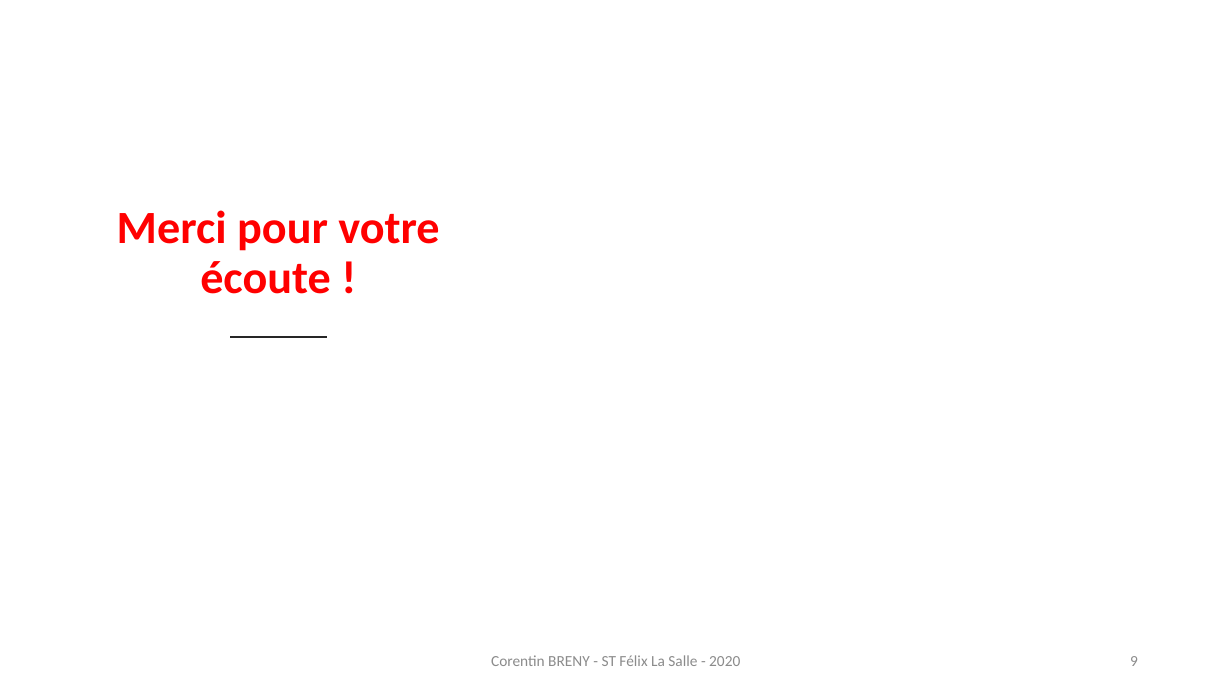
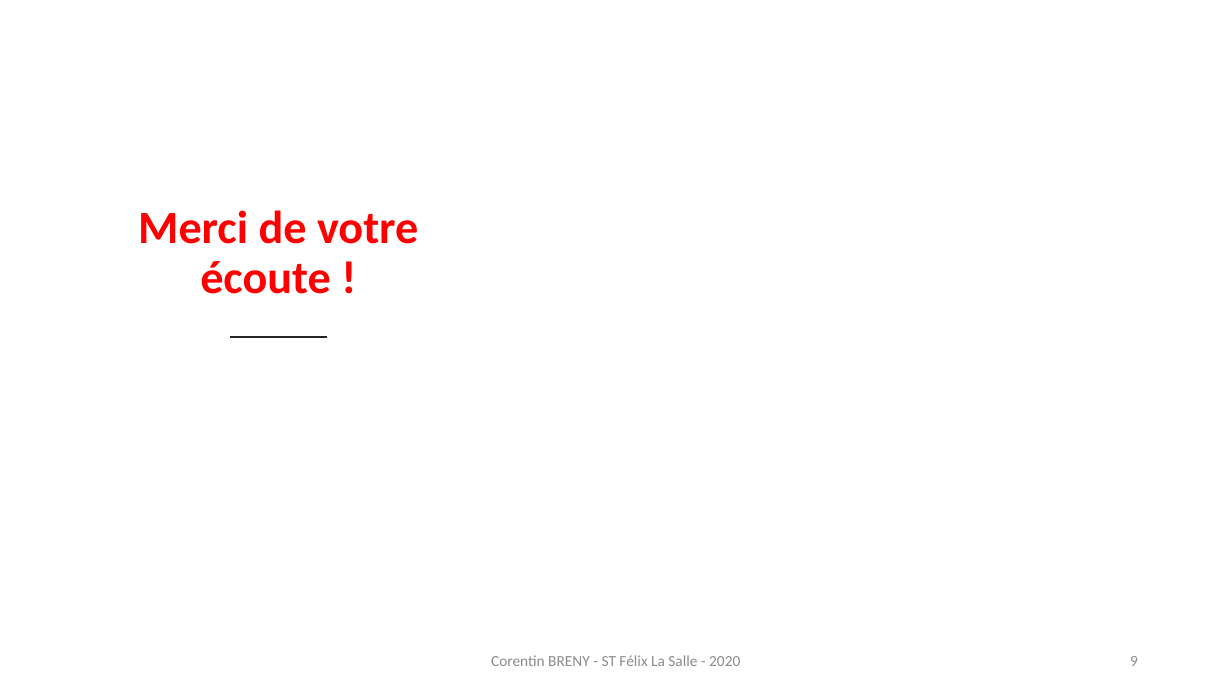
Before and after one commit to corentin-breny/Systeme_Escape_Game_13emePorte, a slide deck: slide 9 of Etudiants/Corentin/RDP n°1.pptx. Drawn at 1232x693 pixels with LibreOffice and Linux fonts; fonts in the diff are those of the drawing; background and template pictures are left out. Boxes give left, top, right and bottom in pixels: in the first picture for what was removed or moved away, otherwise in the second. Text is boxed around its words. In the diff, an @@ line names an element or a change of style, - is before the commit and + after.

```diff
--- a/Etudiants/Corentin/RDP n°1.pptx
+++ b/Etudiants/Corentin/RDP n°1.pptx
@@ title at bbox=[138, 210, 418, 294]: text changed @@
-Merci pour votre écoute !
+Merci de votre écoute !
```
Also in this commit, not shown: 1 other slide changed.
